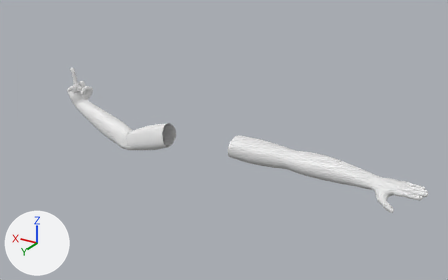
Two versions of the FBX model My project/Assets/Object/PlayerCharacter/Asset/Viewmodel.fbx, one commit apart.
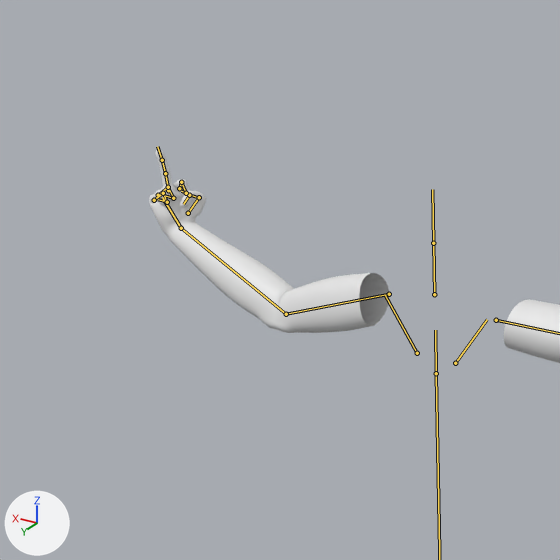
Each version appears first whole from a 50 mm lens placed at (-1.207, 1.91, 0.784), pointed at (-0.098, 0.063, -0.14), and next in a close-up on the part from 0% to 56% of the width and 0% to 90% of the height. The lights are fixed; the arrows at lower left show +X, +Y and +Z. Both versions are drawn at frame 7 of the action 'Armature|SexyPose'; the numbers are the values there. The bones that bend it are drawn over the model as lines in the close-ups.

The first close-up shows 'Hands'.
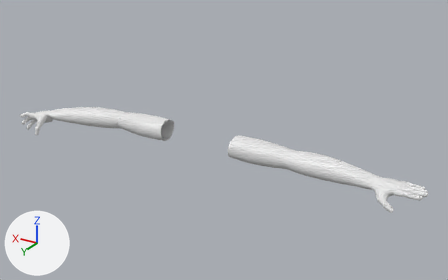
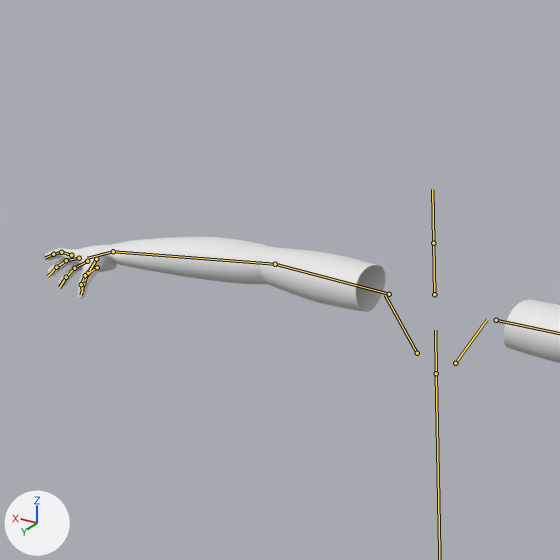
What differs and where, as boxes [x1, y1, x2, y2] in the close-ups (560 x 560 px):
'Hands', posed
    before: [149, 149, 560, 363]
    after: [45, 237, 560, 363]
bone 'UpperArm.R', root to tip
    before: (389, 294) to (286, 314)
    after: (389, 294) to (275, 264)
bone 'LowerArm.R', root to tip
    before: (286, 314) to (181, 228)
    after: (275, 264) to (113, 251)
bone 'Hand.R', root to tip
    before: (181, 228) to (162, 197)
    after: (113, 251) to (87, 258)
bone 'ThumbA.R', root to tip
    before: (188, 213) to (199, 197)
    after: (96, 259) to (88, 273)
bone 'ThumbB.R', root to tip
    before: (199, 197) to (189, 195)
    after: (88, 273) to (83, 284)
bone 'ThumbC.R', root to tip
    before: (189, 195) to (183, 204)
    after: (83, 284) to (81, 295)
bone 'IndexA.R', root to tip
    before: (179, 188) to (181, 182)
    after: (71, 255) to (61, 252)
bone 'IndexB.R', root to tip
    before: (181, 182) to (186, 193)
    after: (61, 252) to (53, 254)
bone 'IndexC.R', root to tip
    before: (186, 193) to (181, 191)
    after: (53, 254) to (45, 258)
bone 'MiddleA.R', root to tip
    before: (168, 190) to (165, 173)
    after: (79, 258) to (66, 260)
bone 'MiddleB.R', root to tip
    before: (165, 173) to (162, 160)
    after: (66, 260) to (56, 267)
bone 'MiddleC.R', root to tip
    before: (162, 160) to (157, 146)
    after: (56, 267) to (47, 276)
bone 'RingA.R', root to tip
    before: (158, 195) to (168, 187)
    after: (87, 261) to (74, 268)
bone 'RingB.R', root to tip
    before: (168, 187) to (173, 198)
    after: (74, 268) to (66, 277)
bone 'RingC.R', root to tip
    before: (173, 198) to (164, 195)
    after: (66, 277) to (59, 287)
bone 'PinkyA.R', root to tip
    before: (154, 200) to (163, 193)
    after: (97, 267) to (85, 275)
bone 'PinkyB.R', root to tip
    before: (163, 193) to (167, 202)
    after: (85, 275) to (81, 284)
bone 'PinkyC.R', root to tip
    before: (167, 202) to (158, 199)
    after: (81, 284) to (82, 292)

The change, as a diff of the scene's bpy script:
```diff
--- a/My project/Assets/Object/PlayerCharacter/Asset/Viewmodel.fbx.py
+++ b/My project/Assets/Object/PlayerCharacter/Asset/Viewmodel.fbx.py
@@ bone_upperarm_r @@
 bone_upperarm_r = bpy.data.objects['Armature'].pose.bones['UpperArm.R']  # child of 'Shoulder.R'
-bone_upperarm_r.rotation_quaternion = (0.286, 0.181, 0.939, -0.053)  # degrees (0, 146, -22)
+bone_upperarm_r.rotation_quaternion = (1.0, 0.0, 0.029, -0.004)  # degrees (0, 3, 0)
@@ bone_lowerarm_r @@
 bone_lowerarm_r = bpy.data.objects['Armature'].pose.bones['LowerArm.R']  # child of 'UpperArm.R'
-bone_lowerarm_r.rotation_quaternion = (0.947, -0.145, 0.121, -0.261)  # degrees (-20, 9, -32)
+bone_lowerarm_r.rotation_quaternion = (0.992, -0.128, 0.003, -0.006)  # degrees (-15, 0, -1)
@@ bone_hand_r @@
 bone_hand_r = bpy.data.objects['Armature'].pose.bones['Hand.R']  # child of 'LowerArm.R'
-bone_hand_r.rotation_quaternion = (0.908, -0.058, 0.134, -0.393)  # degrees (-12, 11, -48)
+bone_hand_r.rotation_quaternion = (0.911, 0.167, 0.319, -0.204)  # degrees (13, 40, -20)
@@ bone_thumba_r @@
 bone_thumba_r = bpy.data.objects['Armature'].pose.bones['ThumbA.R']  # child of 'Hand.R'
-bone_thumba_r.location = (0.0, 0.0, 0.0)
-bone_thumba_r.rotation_quaternion = (0.972, 0.172, 0.043, -0.154)  # degrees (19, 8, -17)
+bone_thumba_r.location = (0.0, -0.002, 0.003)
+bone_thumba_r.rotation_quaternion = (0.91, 0.109, 0.138, -0.375)  # degrees (6, 20, -44)
@@ bone_thumbb_r @@
 bone_thumbb_r = bpy.data.objects['Armature'].pose.bones['ThumbB.R']  # child of 'ThumbA.R'
-bone_thumbb_r.rotation_quaternion = (0.875, 0.485, 0.0, 0.0)  # degrees (58, 0, 0)
+bone_thumbb_r.rotation_quaternion = (0.997, -0.079, 0.0, 0.0)  # degrees (-9, 0, 0)
@@ bone_thumbc_r @@
 bone_thumbc_r = bpy.data.objects['Armature'].pose.bones['ThumbC.R']  # child of 'ThumbB.R'
-bone_thumbc_r.rotation_quaternion = (0.839, 0.544, 0.0, 0.0)  # degrees (66, 0, 0)
+bone_thumbc_r.rotation_quaternion = (0.998, 0.066, 0.0, 0.0)  # degrees (8, 0, 0)
@@ bone_indexa_r @@
 bone_indexa_r = bpy.data.objects['Armature'].pose.bones['IndexA.R']  # child of 'Hand.R'
-bone_indexa_r.location = (0.0, 0.0, 0.0)
-bone_indexa_r.rotation_quaternion = (0.752, 0.091, -0.115, -0.643)  # degrees (17, -3, -82)
+bone_indexa_r.location = (0.0, 0.0, 0.002)
+bone_indexa_r.rotation_quaternion = (0.976, 0.004, -0.001, 0.217)  # degrees (0, 0, 25)
@@ bone_indexb_r @@
 bone_indexb_r = bpy.data.objects['Armature'].pose.bones['IndexB.R']  # child of 'IndexA.R'
-bone_indexb_r.rotation_quaternion = (0.626, 0.0, 0.0, -0.78)  # degrees (0, 0, -103)
+bone_indexb_r.rotation_quaternion = (0.995, 0.001, 0.001, -0.096)  # degrees (0, 0, -11)
@@ bone_indexc_r @@
 bone_indexc_r = bpy.data.objects['Armature'].pose.bones['IndexC.R']  # child of 'IndexB.R'
-bone_indexc_r.rotation_quaternion = (0.626, 0.0, 0.0, -0.78)  # degrees (0, 0, -103)
+bone_indexc_r.rotation_quaternion = (0.995, 0.0, -0.001, -0.096)  # degrees (0, 0, -11)
@@ bone_middlea_r @@
 bone_middlea_r = bpy.data.objects['Armature'].pose.bones['MiddleA.R']  # child of 'Hand.R'
-bone_middlea_r.location = (0.0, 0.0, 0.0)
-bone_middlea_r.rotation_quaternion = (0.983, -0.032, 0.007, -0.181)  # degrees (-4, 0, -21)
+bone_middlea_r.location = (0.0, 0.0, 0.002)
+bone_middlea_r.rotation_quaternion = (0.997, -0.001, -0.004, 0.075)  # degrees (0, 0, 9)
@@ bone_middleb_r @@
 bone_middleb_r = bpy.data.objects['Armature'].pose.bones['MiddleB.R']  # child of 'MiddleA.R'
-bone_middleb_r.rotation_quaternion = (0.999, 0.0, 0.0, 0.051)  # degrees (0, 0, 6)
+bone_middleb_r.rotation_quaternion = (0.99, 0.001, -0.006, -0.144)  # degrees (0, -1, -17)
@@ bone_middlec_r @@
 bone_middlec_r = bpy.data.objects['Armature'].pose.bones['MiddleC.R']  # child of 'MiddleB.R'
-bone_middlec_r.rotation_quaternion = (0.997, 0.0, 0.0, 0.077)  # degrees (0, 0, 9)
+bone_middlec_r.rotation_quaternion = (0.99, 0.0, -0.002, -0.143)  # degrees (0, 0, -16)
@@ bone_ringa_r @@
 bone_ringa_r = bpy.data.objects['Armature'].pose.bones['RingA.R']  # child of 'Hand.R'
-bone_ringa_r.location = (0.0, 0.0, 0.0)
-bone_ringa_r.rotation_quaternion = (0.783, -0.054, 0.094, -0.612)  # degrees (-12, 5, -76)
+bone_ringa_r.location = (0.0, 0.0, -0.001)
+bone_ringa_r.rotation_quaternion = (1.0, -0.003, -0.002, -0.03)  # degrees (0, 0, -3)
@@ bone_ringb_r @@
 bone_ringb_r = bpy.data.objects['Armature'].pose.bones['RingB.R']  # child of 'RingA.R'
-bone_ringb_r.rotation_quaternion = (0.655, 0.0, 0.0, -0.756)  # degrees (0, 0, -98)
+bone_ringb_r.rotation_quaternion = (0.982, 0.001, 0.002, -0.187)  # degrees (0, 0, -22)
@@ bone_ringc_r @@
 bone_ringc_r = bpy.data.objects['Armature'].pose.bones['RingC.R']  # child of 'RingB.R'
-bone_ringc_r.rotation_quaternion = (0.457, 0.0, 0.0, -0.89)  # degrees (0, 0, -126)
+bone_ringc_r.rotation_quaternion = (0.981, -0.002, 0.003, -0.192)  # degrees (0, 0, -22)
@@ bone_pinkya_r @@
 bone_pinkya_r = bpy.data.objects['Armature'].pose.bones['PinkyA.R']  # child of 'Hand.R'
-bone_pinkya_r.location = (0.002, -0.004, -0.005)
-bone_pinkya_r.rotation_quaternion = (0.734, -0.024, 0.194, -0.651)  # degrees (-17, 15, -85)
-bone_pinkya_r.scale = (1.0, 0.96, 1.0)
+bone_pinkya_r.location = (0.0, 0.0, -0.002)
+bone_pinkya_r.rotation_quaternion = (0.987, -0.003, 0.011, -0.16)  # degrees (-1, 1, -18)
+bone_pinkya_r.scale = (1.0, 1.0, 1.0)
@@ bone_pinkyb_r @@
 bone_pinkyb_r = bpy.data.objects['Armature'].pose.bones['PinkyB.R']  # child of 'PinkyA.R'
-bone_pinkyb_r.rotation_quaternion = (0.605, -0.001, 0.001, -0.796)  # degrees (0, 0, -106)
-bone_pinkyb_r.scale = (1.04, 1.01, 1.0)
+bone_pinkyb_r.rotation_quaternion = (0.939, -0.004, 0.001, -0.343)  # degrees (-1, 0, -40)
+bone_pinkyb_r.scale = (1.0, 1.0, 1.0)
@@ bone_pinkyc_r @@
 bone_pinkyc_r = bpy.data.objects['Armature'].pose.bones['PinkyC.R']  # child of 'PinkyB.R'
-bone_pinkyc_r.rotation_quaternion = (0.558, 0.0, 0.0, -0.83)  # degrees (0, 0, -112)
+bone_pinkyc_r.rotation_quaternion = (0.939, -0.01, -0.006, -0.344)  # degrees (-1, -1, -40)
```
